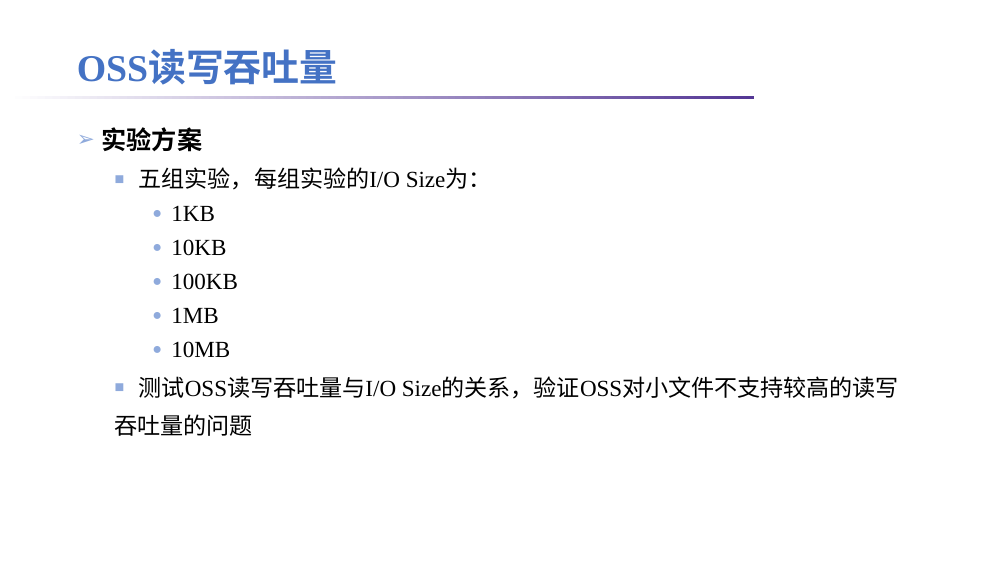
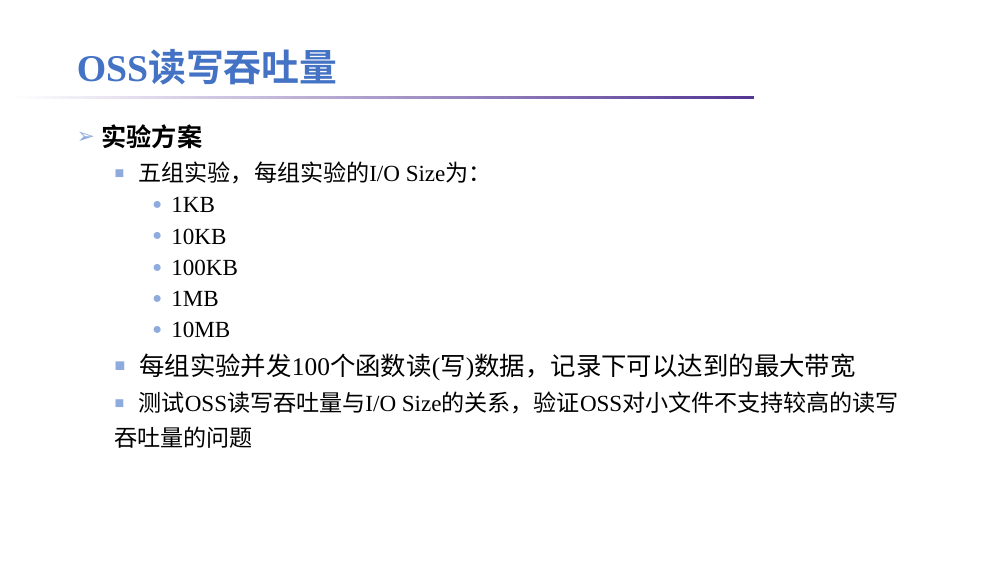
Before and after one commit to lt2000/ADSL, a slide deck: slide 8 of meeting/Lithops实验.pptx. Drawn at 1008x567 pixels with LibreOffice and Linux fonts; fonts in the diff are those of the drawing; background and template pictures are left out. Boxes give left, top, right and bottom in pixels: in the first picture for what was removed or moved away, otherwise in the second. Text is boxed around its words. In the diff, an @@ line names an element or a change of style, - is before the commit and + after.

```diff
--- a/meeting/Lithops实验.pptx
+++ b/meeting/Lithops实验.pptx
@@ text at (101,124,899,448): line spacing 1.2 to 1.1; line spacing 1 to 0.9 @@
@@ text at (139,353,855,380): paragraph added @@
+  ■ 每组实验并发100个函数读(写)数据，记录下可以达到的最大带宽
```
Also in this commit, not shown: 3 other slides changed, 1 slide removed, 8 other files.
